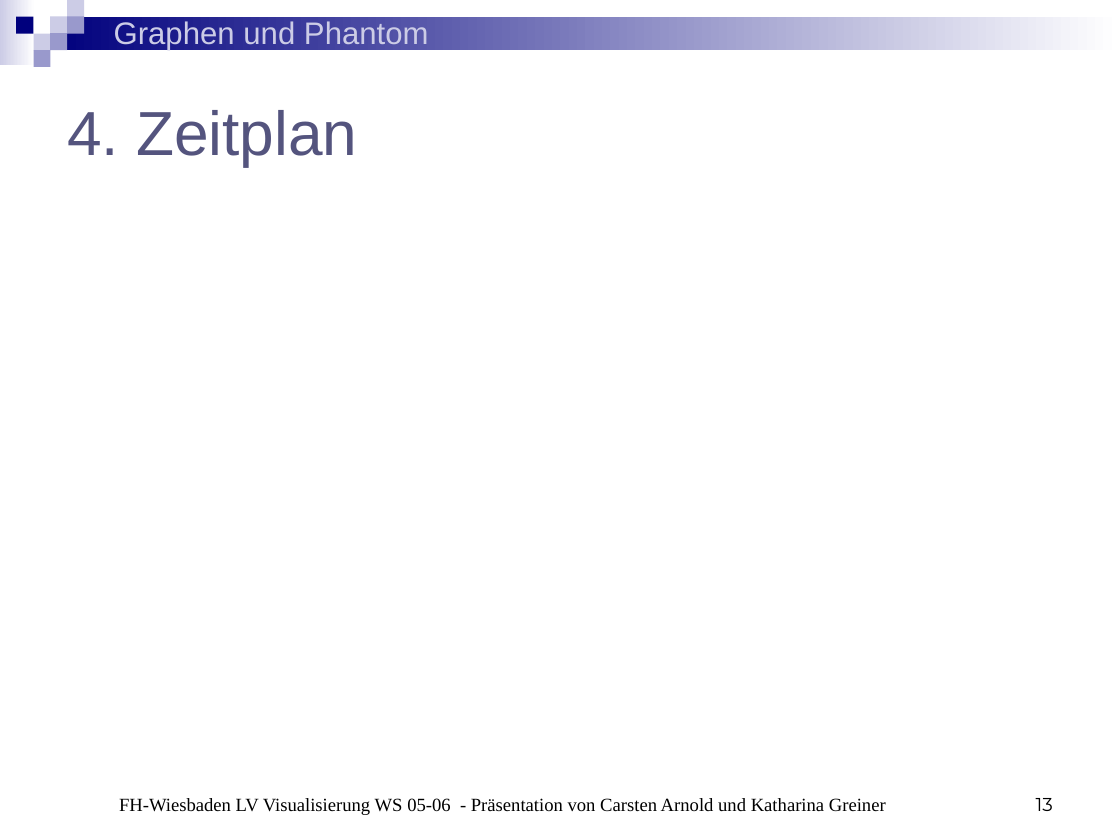
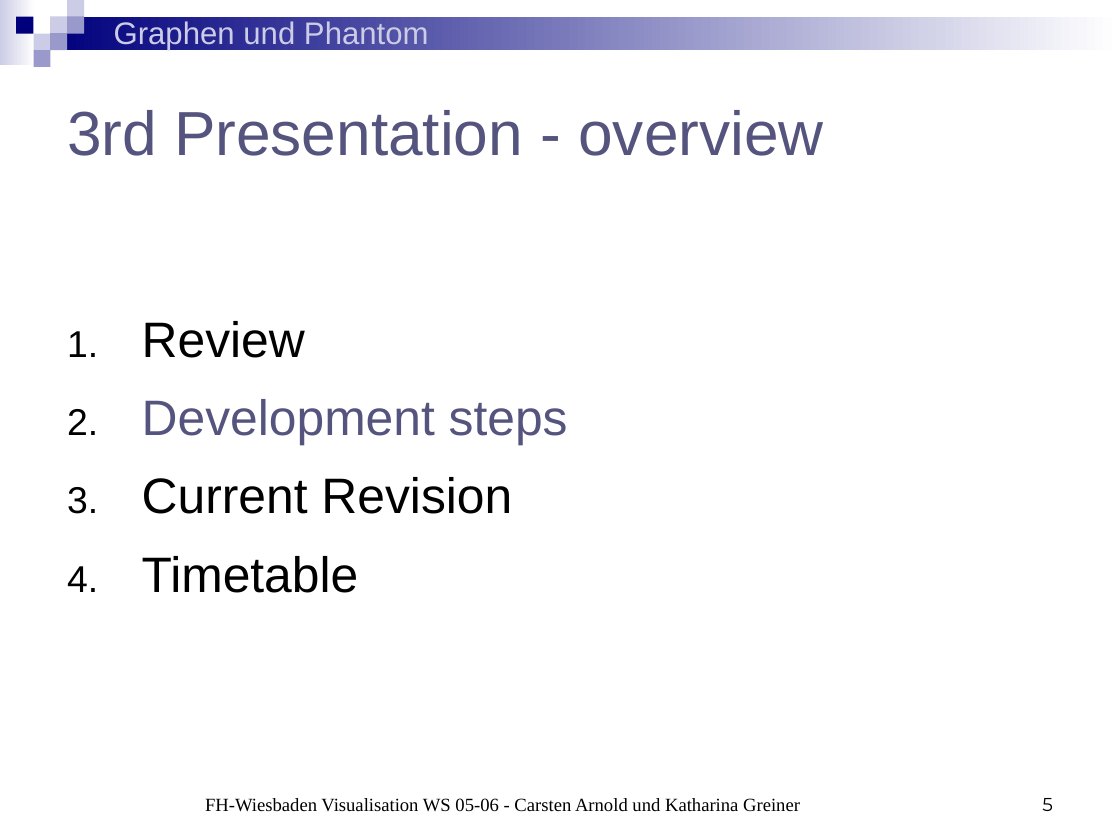
Before and after one commit to BackupTheBerlios/phantom-graphs-svn, a slide deck: slide 5 of trunk/Präsentationen/Präsentation3.ppt (slide 13 before the commit). Drawn at 1120x840 pixels with LibreOffice and Linux fonts; fonts in the diff are those of the drawing. Boxes give left, top, right and bottom in pixels: in the first picture for what was removed or moved away, otherwise in the second. Text is boxed around its words. In the diff, an @@ line names an element or a change of style, - is before the commit and + after.

```diff
--- a/trunk/Präsentationen/Präsentation3.ppt
+++ b/trunk/Präsentationen/Präsentation3.ppt
@@ title at box(67, 110, 823, 156): text changed @@
-4. Zeitplan
+3rd Presentation - overview
@@ text added at box(142, 321, 568, 593), 32 pt, text #000000 @@
+1. Review
+2. Development steps
+3. Current Revision
+4. Timetable
@@ text at box(205, 798, 800, 812): text changed @@
-FH-Wiesbaden LV Visualisierung WS 05-06 - Präsentation von Carsten Arnold und Katharina Greiner
+FH-Wiesbaden Visualisation WS 05-06 - Carsten Arnold und Katharina Greiner
@@ page number at box(1042, 798, 1053, 811): text changed @@
-13
+5
```
Also in this commit, not shown: 11 other slides changed, 5 slides added, 1 slide removed.
